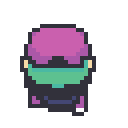
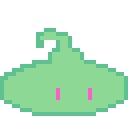
Layer changes from the first 128 x 128 image to the second:
added group "Enemy" with 3 layers above "Player_Up" over [0, 24, 128, 116]
added layer "Enemy_2" in group "Enemy" over [0, 28, 128, 116]
hid group "Player_Up" (4 layers) over [20, 24, 96, 116]
